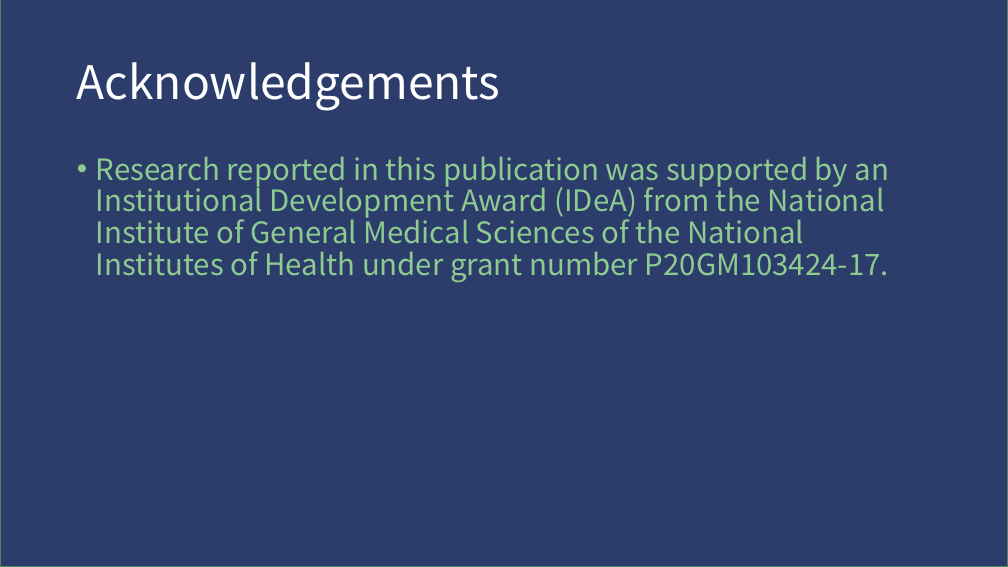
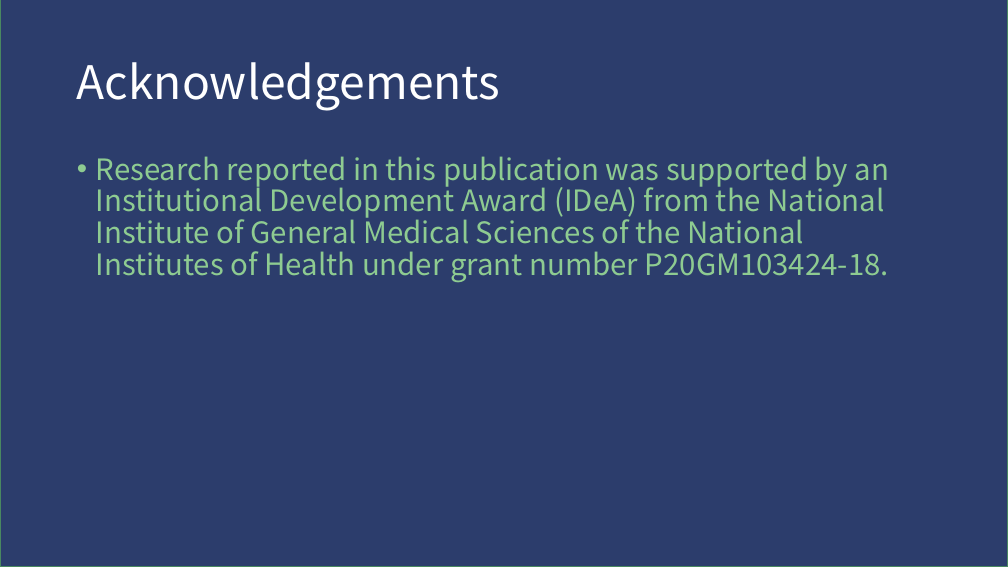
Before and after one commit to lbrn/new-jekyll-lbrn, a slide deck: slide 3 of downloads/presentation-templates/LBRN_Template_Dark1_Networking.potx. Drawn at 1008x567 pixels with LibreOffice and Linux fonts; fonts in the diff are those of the drawing; background and template pictures are left out; a plain dark background stands for a picture behind light text. Boxes give left, top, right and bottom in pixels: in the first picture for what was removed or moved away, otherwise in the second. Text is boxed around its words. In the diff, an @@ line names an element or a change of style, - is before the commit and + after.

Commit message:
Acknowledgement update -18

```diff
--- a/downloads/presentation-templates/LBRN_Template_Dark1_Networking.potx
+++ b/downloads/presentation-templates/LBRN_Template_Dark1_Networking.potx
@@ text at (x1=96, y1=156, x2=889, y2=282): text changed @@
-• Research reported in this publication was supported by an Institutional Development Award (IDeA) from the National Institute of General Medical Sciences of the National Institutes of Health under grant number P20GM103424-17.
+• Research reported in this publication was supported by an Institutional Development Award (IDeA) from the National Institute of General Medical Sciences of the National Institutes of Health under grant number P20GM103424-18.
```
Also in this commit, not shown: 26 other files.
